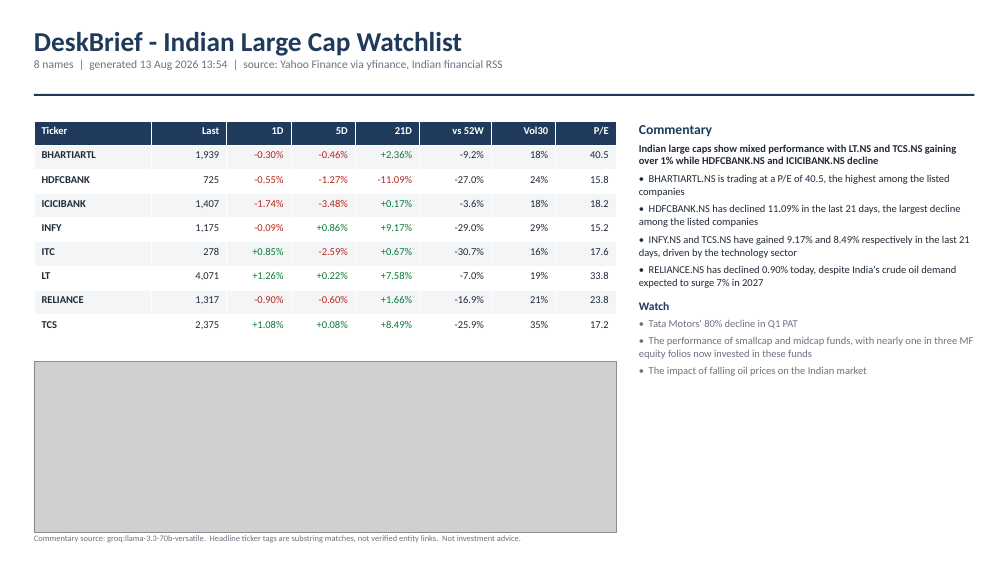
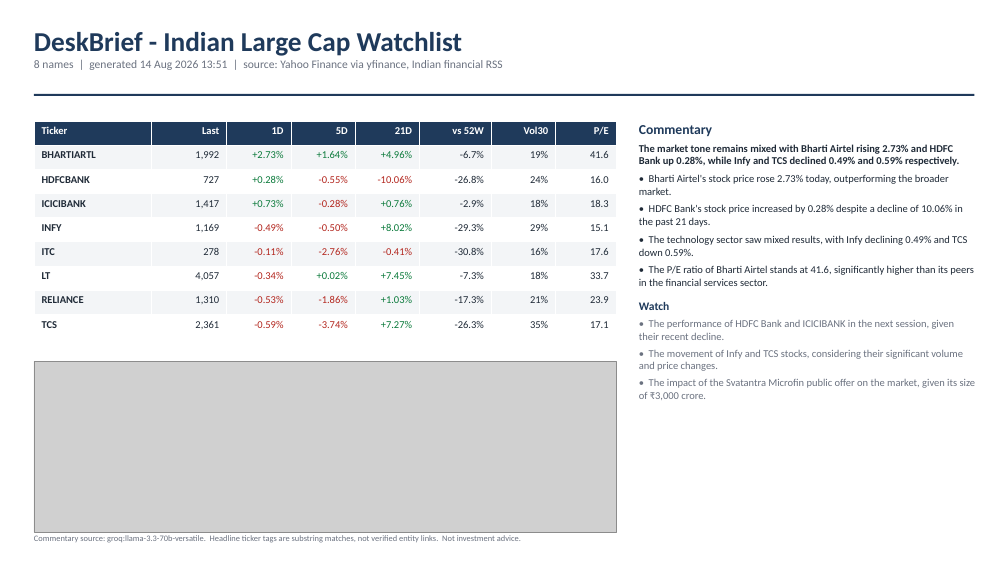
Before and after one commit to Deepak-Sethiii/deskbrief, a slide deck: slide 1 of public/deskbrief.pptx. Drawn at 1008x567 pixels with LibreOffice and Linux fonts; fonts in the diff are those of the drawing; grey boxes stand for pictures. Boxes give left, top, right and bottom in pixels: in the first picture for what was removed or moved away, otherwise in the second. Text is boxed around its words. In the diff, an @@ line names an element or a change of style, - is before the commit and + after.

```diff
--- a/public/deskbrief.pptx
+++ b/public/deskbrief.pptx
@@ text at [34,60,503,70]: text changed @@
-8 names | generated 13 Aug 2026 13:54 | source: Yahoo Finance via yfinance, Indian financial RSS
+8 names | generated 14 Aug 2026 13:51 | source: Yahoo Finance via yfinance, Indian financial RSS
@@ table at [34,121,616,339] @@
-row 2: BHARTIARTL | 1,939 | -0.30% | -0.46% | +2.36% | -9.2% | 18% | 40.5
+row 2: BHARTIARTL | 1,992 | +2.73% | +1.64% | +4.96% | -6.7% | 19% | 41.6
-row 3: HDFCBANK | 725 | -0.55% | -1.27% | -11.09% | -27.0% | 24% | 15.8
+row 3: HDFCBANK | 727 | +0.28% | -0.55% | -10.06% | -26.8% | 24% | 16.0
-row 4: ICICIBANK | 1,407 | -1.74% | -3.48% | +0.17% | -3.6% | 18% | 18.2
+row 4: ICICIBANK | 1,417 | +0.73% | -0.28% | +0.76% | -2.9% | 18% | 18.3
-row 5: INFY | 1,175 | -0.09% | +0.86% | +9.17% | -29.0% | 29% | 15.2
+row 5: INFY | 1,169 | -0.49% | -0.50% | +8.02% | -29.3% | 29% | 15.1
-row 6: ITC | 278 | +0.85% | -2.59% | +0.67% | -30.7% | 16% | 17.6
+row 6: ITC | 278 | -0.11% | -2.76% | -0.41% | -30.8% | 16% | 17.6
-row 7: LT | 4,071 | +1.26% | +0.22% | +7.58% | -7.0% | 19% | 33.8
+row 7: LT | 4,057 | -0.34% | +0.02% | +7.45% | -7.3% | 18% | 33.7
-row 8: RELIANCE | 1,317 | -0.90% | -0.60% | +1.66% | -16.9% | 21% | 23.8
+row 8: RELIANCE | 1,310 | -0.53% | -1.86% | +1.03% | -17.3% | 21% | 23.9
-row 9: TCS | 2,375 | +1.08% | +0.08% | +8.49% | -25.9% | 35% | 17.2
+row 9: TCS | 2,361 | -0.59% | -3.74% | +7.27% | -26.3% | 35% | 17.1
@@ text at [639,144,973,286]: text changed @@
-Indian large caps show mixed performance with LT.NS and TCS.NS gaining over 1% while HDFCBANK.NS and ICICIBANK.NS decline
-• BHARTIARTL.NS is trading at a P/E of 40.5, the highest among the listed companies
-• HDFCBANK.NS has declined 11.09% in the last 21 days, the largest decline among the listed companies
-• INFY.NS and TCS.NS have gained 9.17% and 8.49% respectively in the last 21 days, driven by the technology sector
-• RELIANCE.NS has declined 0.90% today, despite India's crude oil demand expected to surge 7% in 2027
+The market tone remains mixed with Bharti Airtel rising 2.73% and HDFC Bank up 0.28%, while Infy and TCS declined 0.49% and 0.59% respectively.
+• Bharti Airtel's stock price rose 2.73% today, outperforming the broader market.
+• HDFC Bank's stock price increased by 0.28% despite a decline of 10.06% in the past 21 days.
+• The technology sector saw mixed results, with Infy declining 0.49% and TCS down 0.59%.
+• The P/E ratio of Bharti Airtel stands at 41.6, significantly higher than its peers in the financial services sector.
@@ text at [639,320,976,400]: text changed @@
-• Tata Motors' 80% decline in Q1 PAT
-• The performance of smallcap and midcap funds, with nearly one in three MF equity folios now invested in these funds
-• The impact of falling oil prices on the Indian market
+• The performance of HDFC Bank and ICICIBANK in the next session, given their recent decline.
+• The movement of Infy and TCS stocks, considering their significant volume and price changes.
+• The impact of the Svatantra Microfin public offer on the market, given its size of ₹3,000 crore.
```
Also in this commit, not shown: 3 other files.
